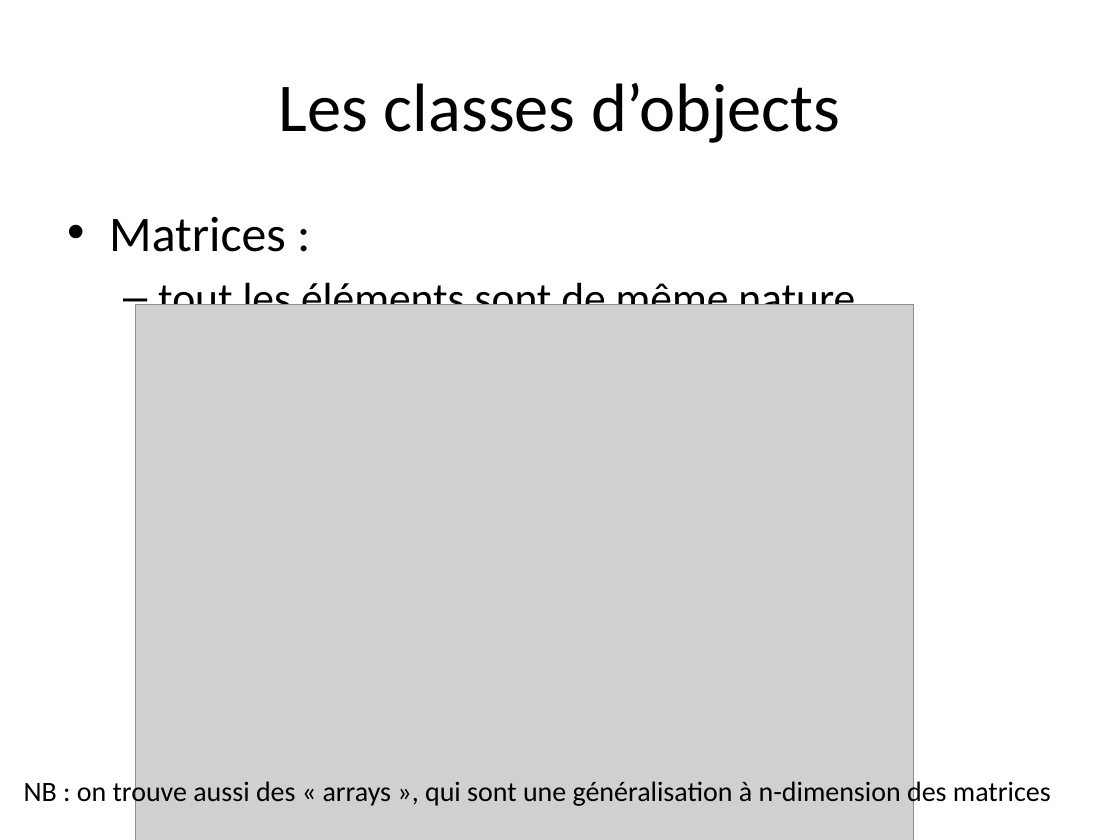
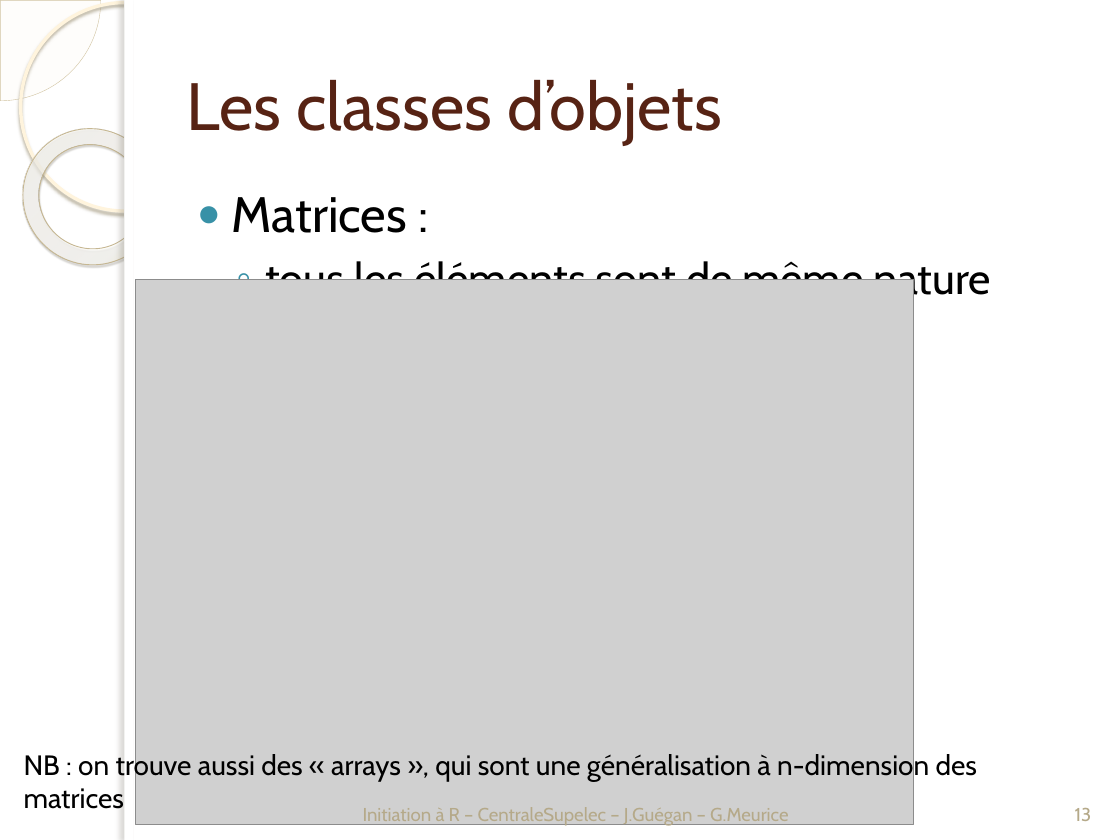
Before and after one commit to PF-BB/CentraleSupelec-R-genomics, a slide deck: slide 13 of docs/source/TP1/TP1_20161027_introR.pptx. Drawn at 1120x840 pixels with LibreOffice and Linux fonts; fonts in the diff are those of the drawing; grey boxes stand for pictures; background and template pictures are left out. Boxes give left, top, right and bottom in pixels: in the first picture for what was removed or moved away, otherwise in the second. Text is boxed around its words. In the diff, an @@ line names an element or a change of style, - is before the commit and + after.

```diff
--- a/docs/source/TP1/TP1_20161027_introR.pptx
+++ b/docs/source/TP1/TP1_20161027_introR.pptx
@@ pie slice (boxed as its full ellipse) added at box(0, 0, 101, 101), fill #FEFAF4 at 33% opacity, outline #D3C39F 0.25 pt @@
@@ ellipse added at box(20, 2, 228, 211), outline #FFF5DE 2.15 pt @@
@@ rectangle added at box(124, 0, 1120, 840), fill #FFFFFF @@
@@ rectangle added at box(124, 0, 133, 840), fill #FFFFFF @@
@@ title at box(187, 80, 722, 145): text changed; size 44 to 43 pt; font Calibri to Cabin; text colour #000000 to #572314 @@
-Les classes d’objects
+Les classes d’objets
@@ donut added at box(0, 101, 187, 292), fill gradient #FFFCF6 to #FFFEFB to #F0D28E, outline #C7B893 0.58 pt @@
@@ text "Matrices :": place and size @@
-text "Matrices :" at box(109, 216, 855, 305)
+text "Matrices :" at box(232, 197, 991, 305)
@@ text at box(232, 197, 407, 233): font Calibri to Cabin in "Matrices :"; bullet • to ● @@
@@ text at box(265, 258, 991, 305): text changed; font Calibri to Cabin @@
-  – tout les éléments sont de même nature
+  ◦ tous les éléments sont de même nature
@@ picture: place and size @@
-picture at box(136, 305, 914, 840)
+picture at box(136, 280, 914, 825)
@@ text "NB : on trouve aussi ...": place and size @@
-text "NB : on trouve aussi ..." at box(24, 778, 1051, 808)
+text "NB : on trouve aussi ..." at box(24, 751, 977, 781)
@@ text "NB : on trouve aussi ..." at box(24, 751, 977, 781): font Calibri to Cabin @@
@@ text added at box(363, 807, 788, 826), 12 pt, text #B6A98A @@
+Initiation à R – CentraleSupelec – J.Guégan – G.Meurice
@@ page number added at box(1075, 808, 1092, 821), 12 pt, text #B6A98A @@
+13
```
Also in this commit, not shown: 17 other slides changed, 1 slide added, 1 slide removed.
